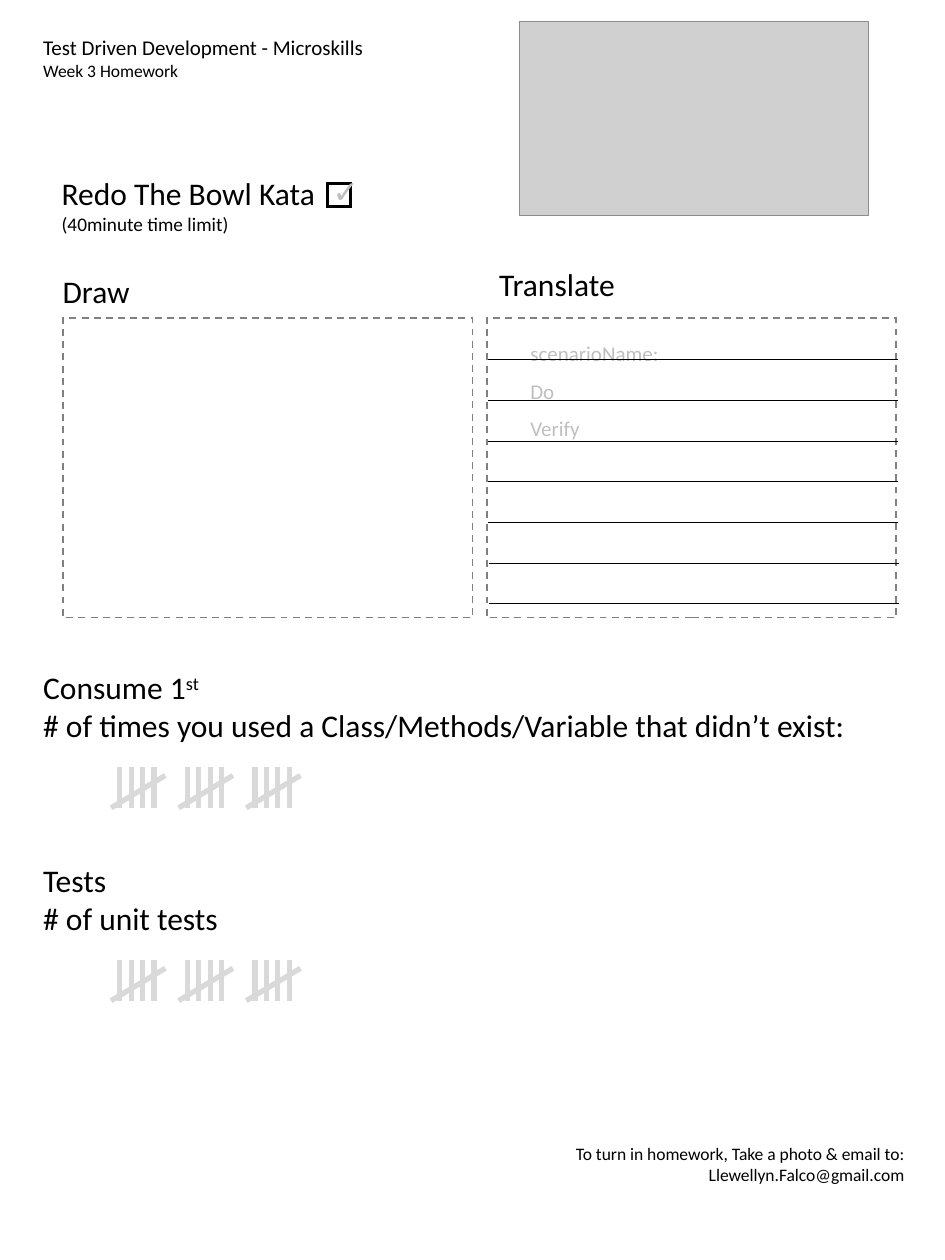
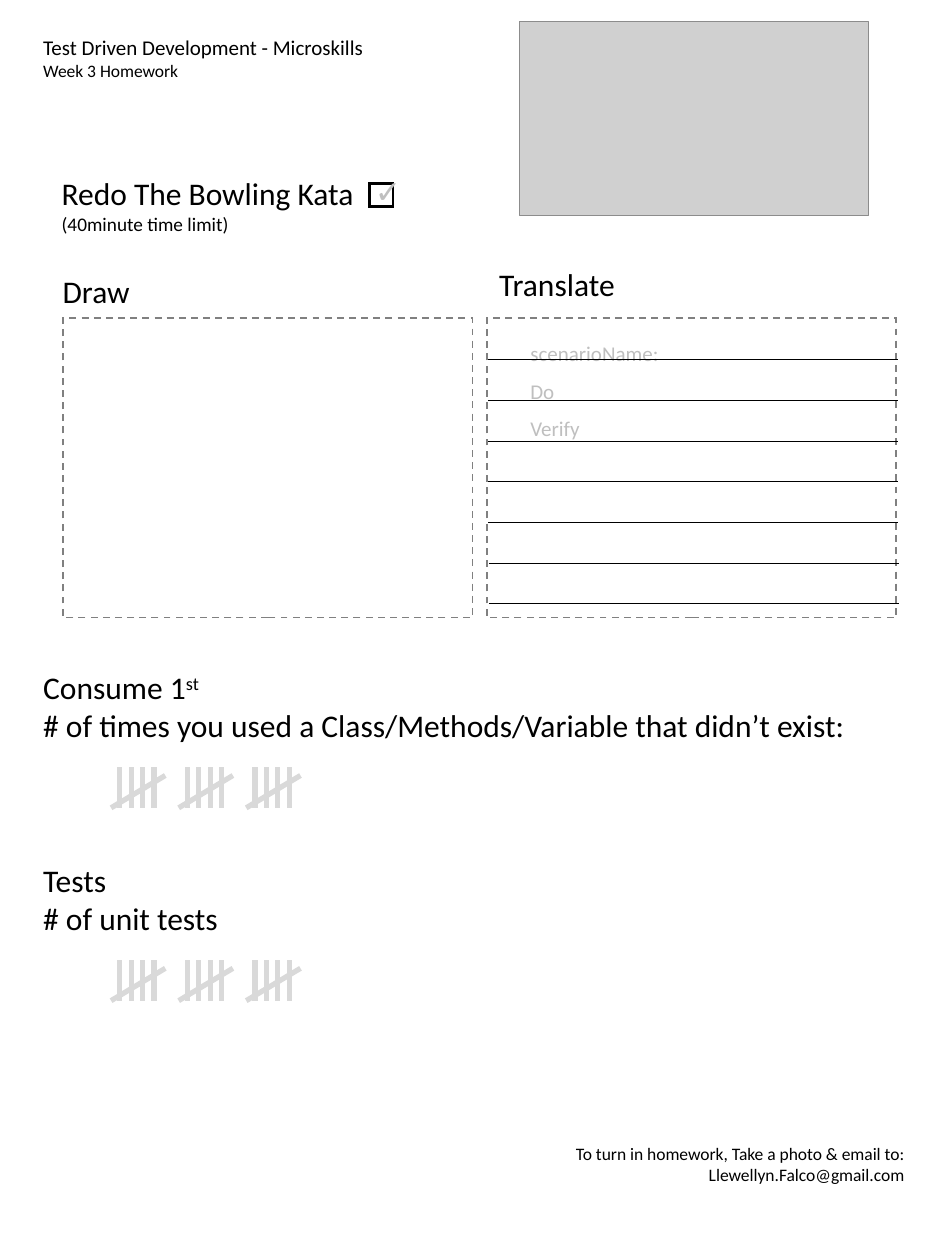
Before and after one commit to isidore/TestDrivenDevelopmentClass.Slides, a slide deck: slide 3 of Homework Printouts.pptx. Drawn at 945x1260 pixels with LibreOffice and Linux fonts; fonts in the diff are those of the drawing; grey boxes stand for pictures. Boxes give left, top, right and bottom in pixels: in the first picture for what was removed or moved away, otherwise in the second. Text is boxed around its words. In the diff, an @@ line names an element or a change of style, - is before the commit and + after.

```diff
--- a/Homework Printouts.pptx
+++ b/Homework Printouts.pptx
@@ text "✓": place and size @@
-text "✓" at [320, 166, 388, 217]
+text "✓" at [363, 166, 431, 217]
@@ text at [62, 183, 354, 211]: text changed @@
-Redo The Bowl Kata
+Redo The Bowling Kata
@@ rectangle: place and size @@
-rectangle at [328, 184, 352, 208]
+rectangle at [369, 184, 393, 208]
```
Also in this commit, not shown: 2 other files.
